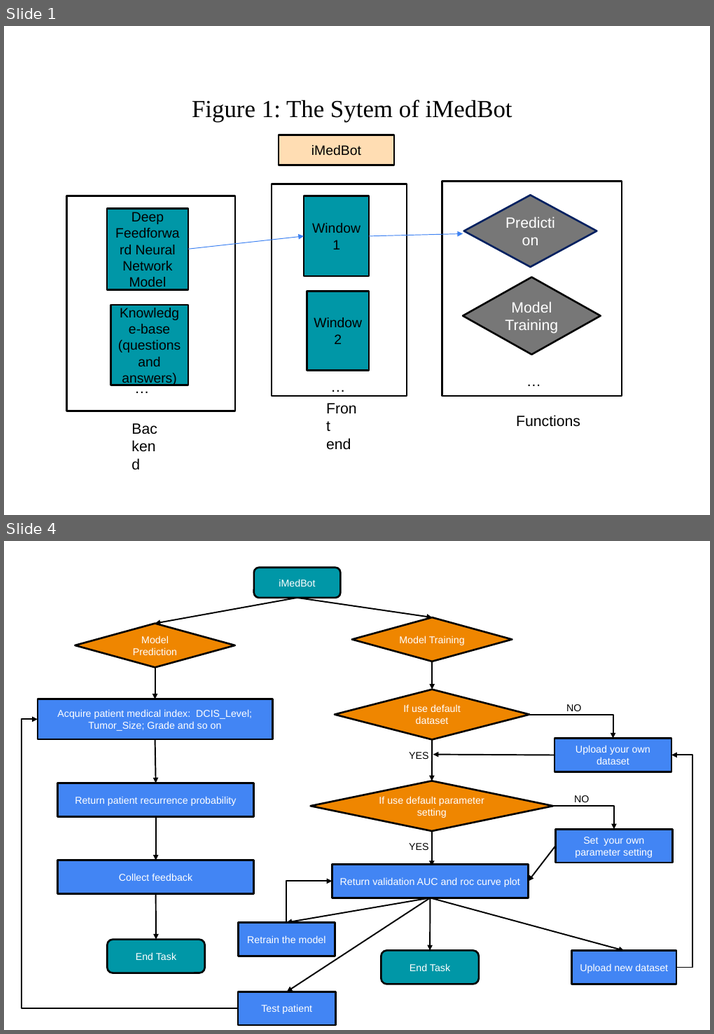
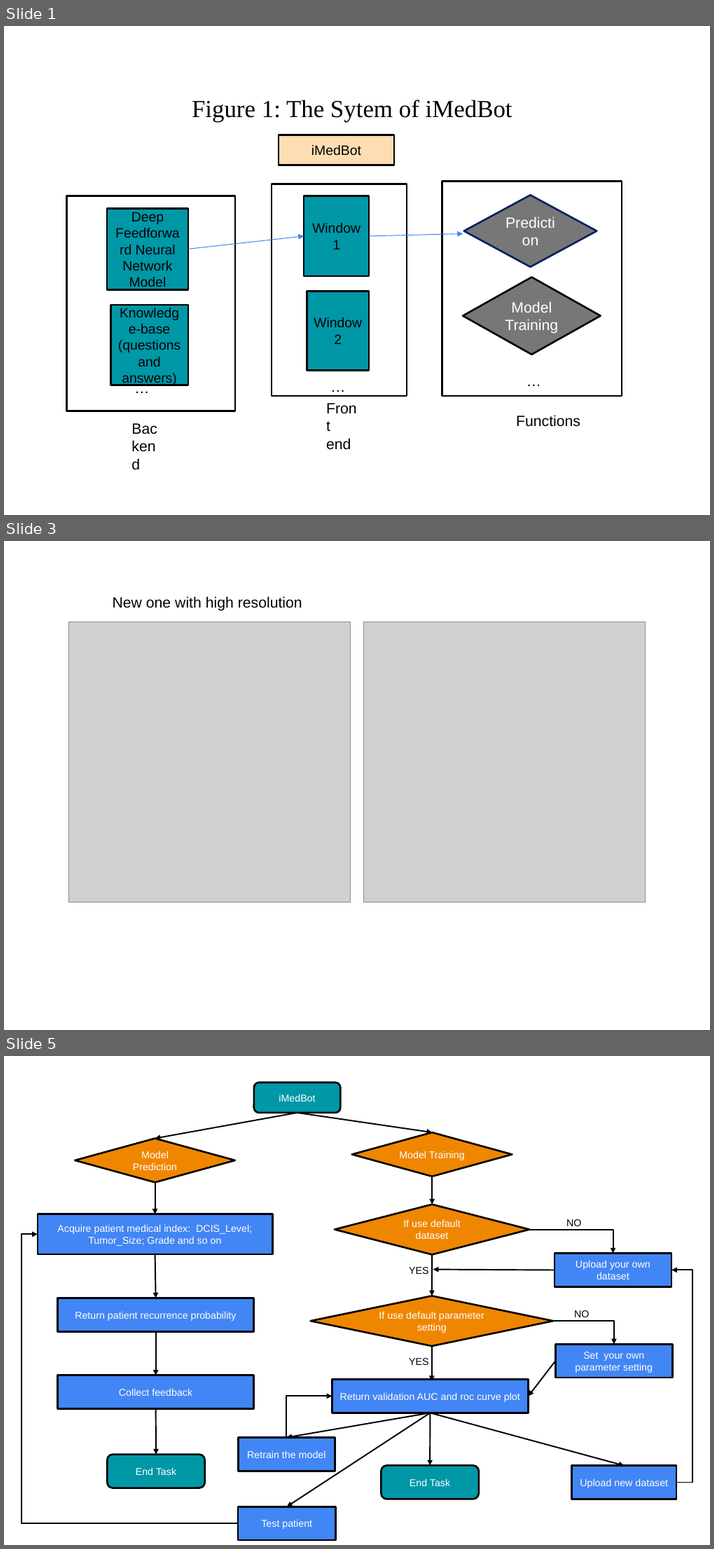
Before and after one commit to XiaJiang-2/iMed, a slide deck: docs/Manuscript/Figures/iMedBotStructure.pptx. Shown one above the other, each under a label of ours: slides 1 and 4 before the commit, slides 1, 3 and 5 after it; the slides between them are not shown. The pictures are 714x1034 and 714x1549 pixels, drawn with LibreOffice and Linux fonts; fonts in the diff are those of the drawing; grey boxes stand for pictures. Boxes give left, top, right and bottom in pixels: in the first picture for what was removed or moved away, otherwise in the second. Text is boxed around its words. In the diff, an @@ line names an element or a change of style, - is before the commit and + after.

Commit message:
Upladed high resolution fig and change copy right to 2021 and modified structuregraph

```diff
--- a/docs/Manuscript/Figures/iMedBotStructure.pptx
+++ b/docs/Manuscript/Figures/iMedBotStructure.pptx
@@ slide 3 added at (x1=4, y1=541, x2=710, y2=1030), background #FFFFFF @@
@@ text added at (x1=112, y1=596, x2=302, y2=611), 16.4 pt, text #000000 @@
+New one with high resolution
@@ rectangle added at (x1=63, y1=612, x2=645, y2=913), outline #FFFFFF 2 pt @@
@@ picture added at (x1=68, y1=622, x2=350, y2=903) @@
@@ picture added at (x1=364, y1=622, x2=645, y2=903) @@
@@ what was slide 4 is now slide 5 @@
```
Also in this commit, not shown: 1 slide changed, 1 other slide added, 1 slide removed, 5 other files.
